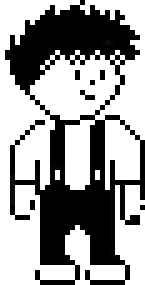
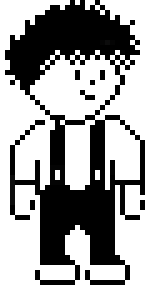
The second 145 × 285 image is a revision of the first. Changes to its layers:
showed "Old Head" over (x1=5, y1=0, x2=145, y2=225)
hid "Head" over (x1=5, y1=0, x2=140, y2=125)
